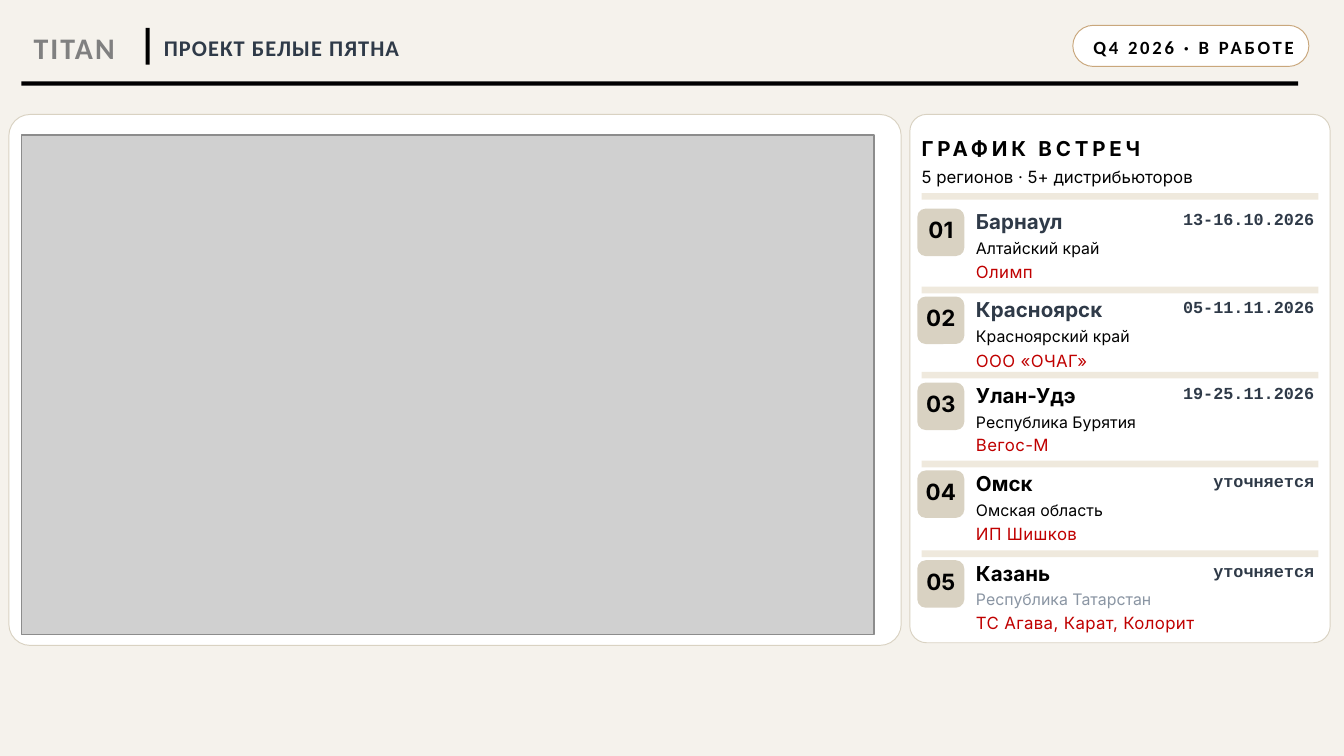
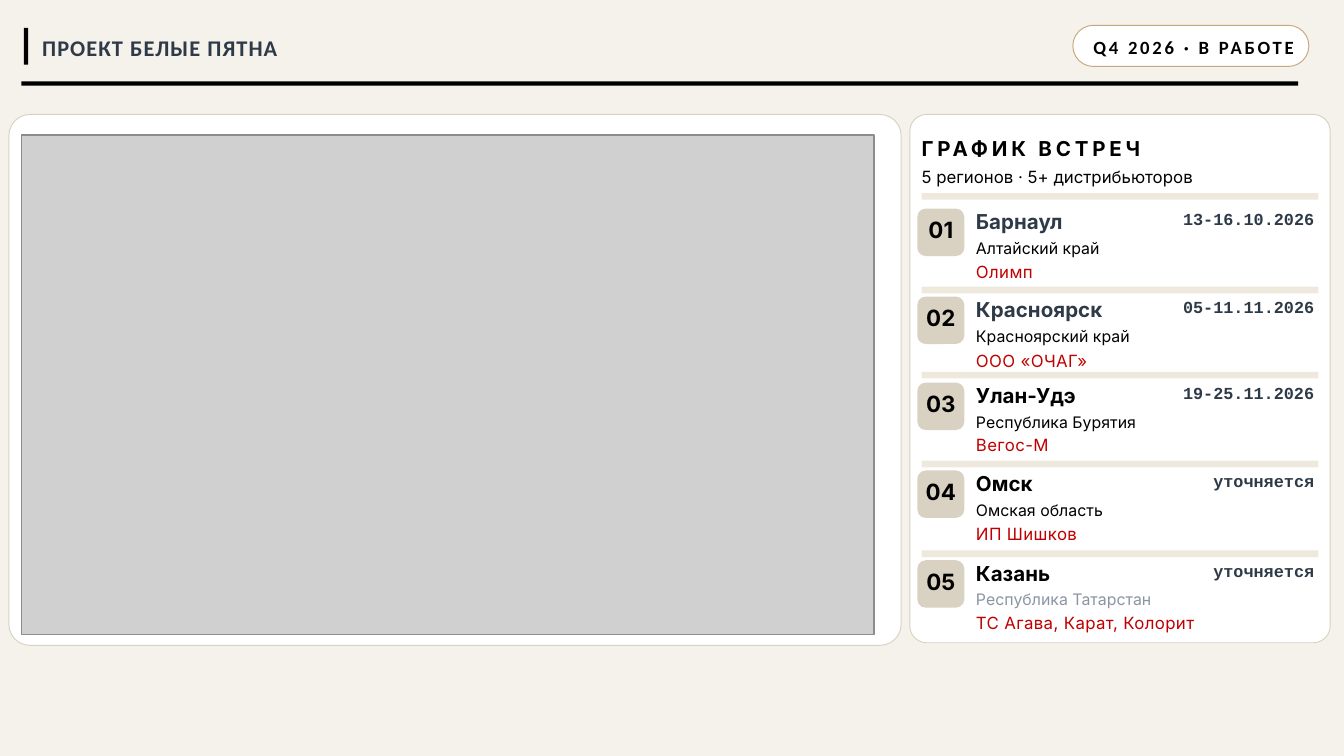
Before and after one commit to Iverson76newcomer/radar-empils, a slide deck: slide 6 of upload/Презентация_для_ГД_final.pptx (slide 5 before the commit). Drawn at 1344x756 pixels with LibreOffice and Linux fonts; fonts in the diff are those of the drawing; grey boxes stand for pictures. Boxes give left, top, right and bottom in pixels: in the first picture for what was removed or moved away, otherwise in the second. Text is boxed around its words. In the diff, an @@ line names an element or a change of style, - is before the commit and + after.

```diff
--- a/upload/Презентация_для_ГД_final.pptx
+++ b/upload/Презентация_для_ГД_final.pptx
@@ rectangle: place and size @@
-rectangle at (145, 28, 149, 65)
+rectangle at (24, 28, 28, 65)
@@ text removed at (34, 39, 115, 59) @@
-TITAN
@@ text "ПРОЕКТ БЕЛЫЕ ПЯТНА": place and size @@
-text "ПРОЕКТ БЕЛЫЕ ПЯТНА" at (164, 41, 399, 56)
+text "ПРОЕКТ БЕЛЫЕ ПЯТНА" at (42, 41, 277, 56)
```
Also in this commit, not shown: 5 other slides changed, 1 slide added, 1 slide removed, 8 other files.
